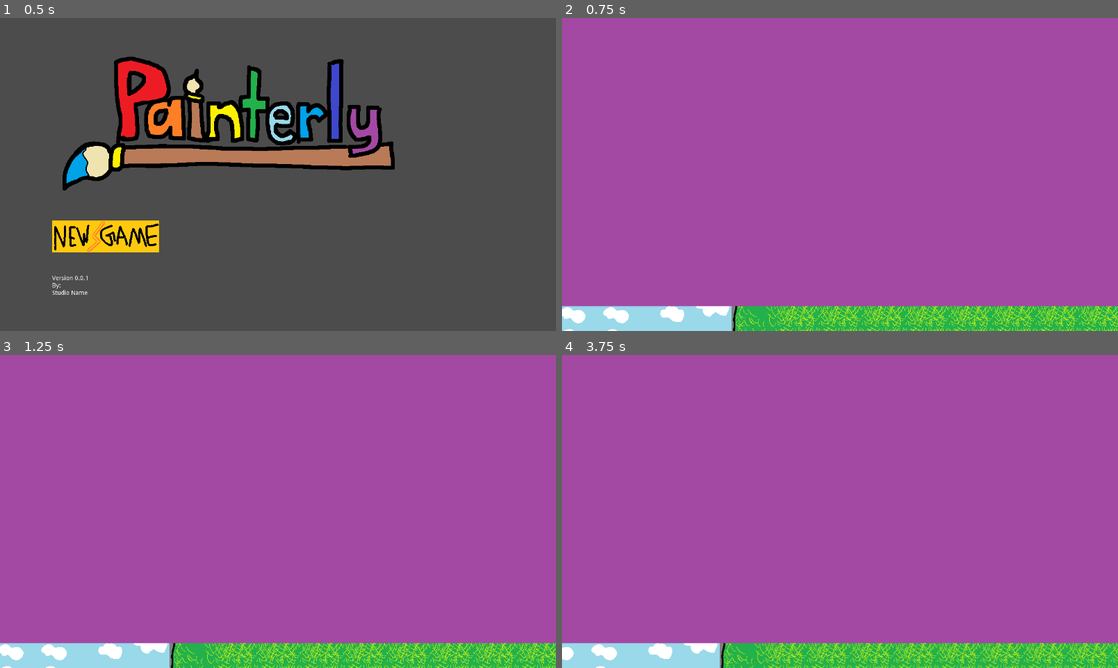
Above: before the commit, frames 1-4 (two rows, left to right).
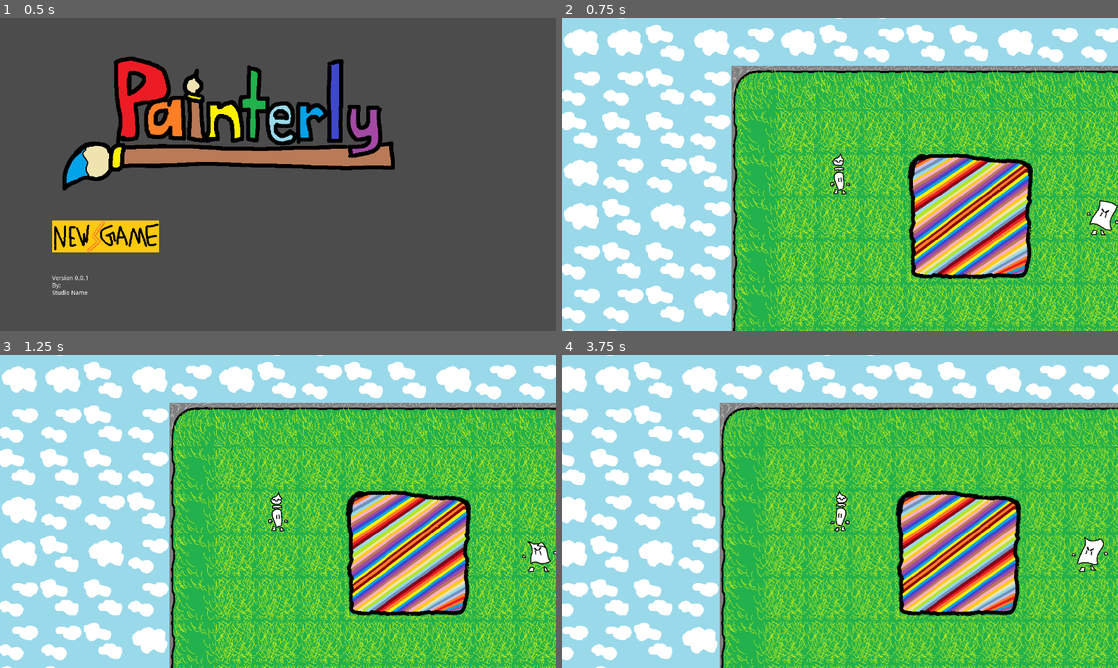
Above: after the commit, the same moments.

Repository: Melaisi/PaintGame
Game: Godot game, scene res://Scenes/Party/Enemy/Title/MainMenu.tscn
Two runs of this game, one before a commit and one after it. Both use one fixed random seed, a clock stepped at 60 frames per second and the inputs below.
Inputs (mouse positions are in pixels of both pictures, inside the frame that each line leads up to):
- Up to frame 1 (0.5 s): no input
- Up to frame 2 (0.75 s): tap Enter at 0.5 s; move the mouse to (789, 237) at 0.52 s; hold Right (ui_right) from 0.53 s (still down); click (789, 237) at 0.67 s
- Up to frame 3 (1.25 s): keep holding Right (ui_right)
- Up to frame 4 (3.75 s): move the mouse to (728, 527) at 1.27 s; release Right (ui_right) at 1.28 s; hold Down (ui_down) 1.28-2.03 s; click (728, 527) at 1.42 s; move the mouse to (895, 442) at 2.02 s; hold Right (ui_right) 2.03-2.78 s; click (895, 442) at 2.17 s; move the mouse to (812, 574) at 2.77 s; hold Up (ui_up) 2.78-3.53 s; click (812, 574) at 2.92 s; move the mouse to (1006, 558) at 3.52 s; hold Left (ui_left) from 3.53 s (still down); click (1006, 558) at 3.67 s

Frame 1 is identical in both runs. In frame 2, 92% of the frame differs, in the area x 0-100%, y 0-93%; in frame 3, 92%; in frame 4, 92%.

Commit message:
Update main scene hiding sceneTransition for visibility

Diff:
--- a/Scenes/Encounter/Encounter.tscn
+++ b/Scenes/Encounter/Encounter.tscn
@@ -1,7 +1,12 @@
-[gd_scene load_steps=2 format=2]
+[gd_scene load_steps=3 format=2]
 
 [ext_resource path="res://Art/Temp/testBattle2.png" type="Texture" id=1]
+[ext_resource path="res://Scenes/Party/Player/Player.tscn" type="PackedScene" id=2]
 
 [node name="Sprite" type="Sprite"]
 position = Vector2( 640, 360 )
 texture = ExtResource( 1 )
+
+[node name="Player" parent="." instance=ExtResource( 2 )]
+position = Vector2( -455.387, -32.1377 )
+scale = Vector2( 6.94925, 3.29561 )
--- a/Scenes/Main/MainLevel.tscn
+++ b/Scenes/Main/MainLevel.tscn
@@ -25,6 +25,7 @@
 follow_viewport_enable = true
 
 [node name="SceneTransition" parent="Player/SceneTransitionCanvas" instance=ExtResource( 4 )]
+visible = false
 anchor_left = 0.141
 anchor_top = 0.267
 anchor_right = 0.144
@@ -33,7 +34,6 @@
 margin_top = -356.56
 margin_right = 735.8
 margin_bottom = 358.28
-color = Color( 0.639216, 0.286275, 0.643137, 1 )
 
 [node name="CollisionShape2D2" type="CollisionShape2D" parent="Player"]
 position = Vector2( 0.444946, 0.667435 )
@@ -47,5 +47,4 @@
 drag_margin_bottom = 1.0
 
 [node name="Enemy_NotHappy" parent="." instance=ExtResource( 3 )]
-visible = false
 position = Vector2( 854.218, 349.887 )
